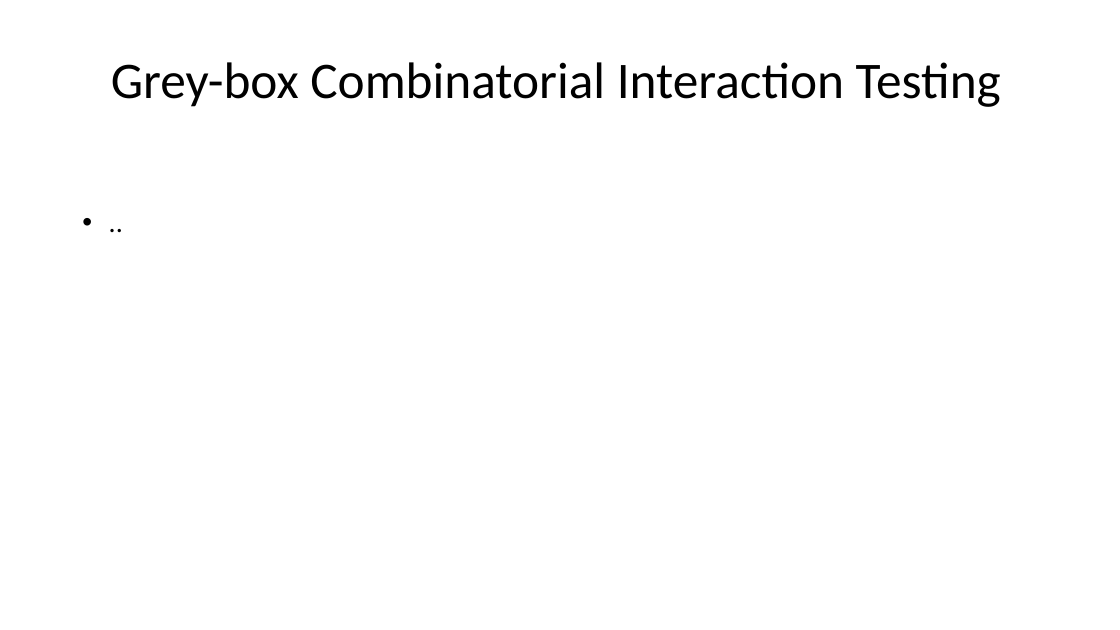
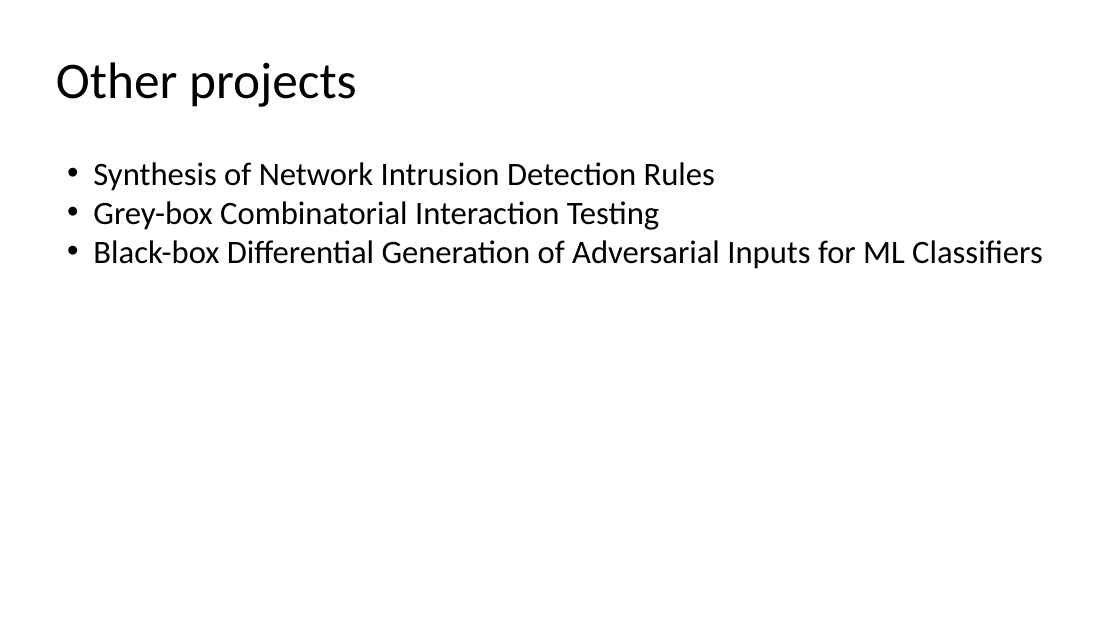
Before and after one commit to damorim/testing-cin-minicourse, a slide deck: slide 108 of testing-minicourse.pptx (slide 109 before the commit). Drawn at 1120x630 pixels with LibreOffice and Linux fonts; fonts in the diff are those of the drawing. Boxes give left, top, right and bottom in pixels: in the first picture for what was removed or moved away, otherwise in the second. Text is boxed around its words. In the diff, an @@ line names an element or a change of style, - is before the commit and + after.

```diff
--- a/testing-minicourse.pptx
+++ b/testing-minicourse.pptx
@@ title at (x1=56, y1=62, x2=357, y2=107): text changed @@
-Grey-box Combinatorial Interaction Testing
+Other projects
@@ text added at (x1=93, y1=162, x2=1043, y2=269), 28 pt, text #000000 @@
+• Synthesis of Network Intrusion Detection Rules
+• Grey-box Combinatorial Interaction Testing
+• Black-box Differential Generation of Adversarial Inputs for ML Classifiers
@@ text removed at (x1=71, y1=199, x2=1120, y2=630) @@
-• ..
```
Also in this commit, not shown: 10 other slides changed, 1 slide removed, 1 other file.
